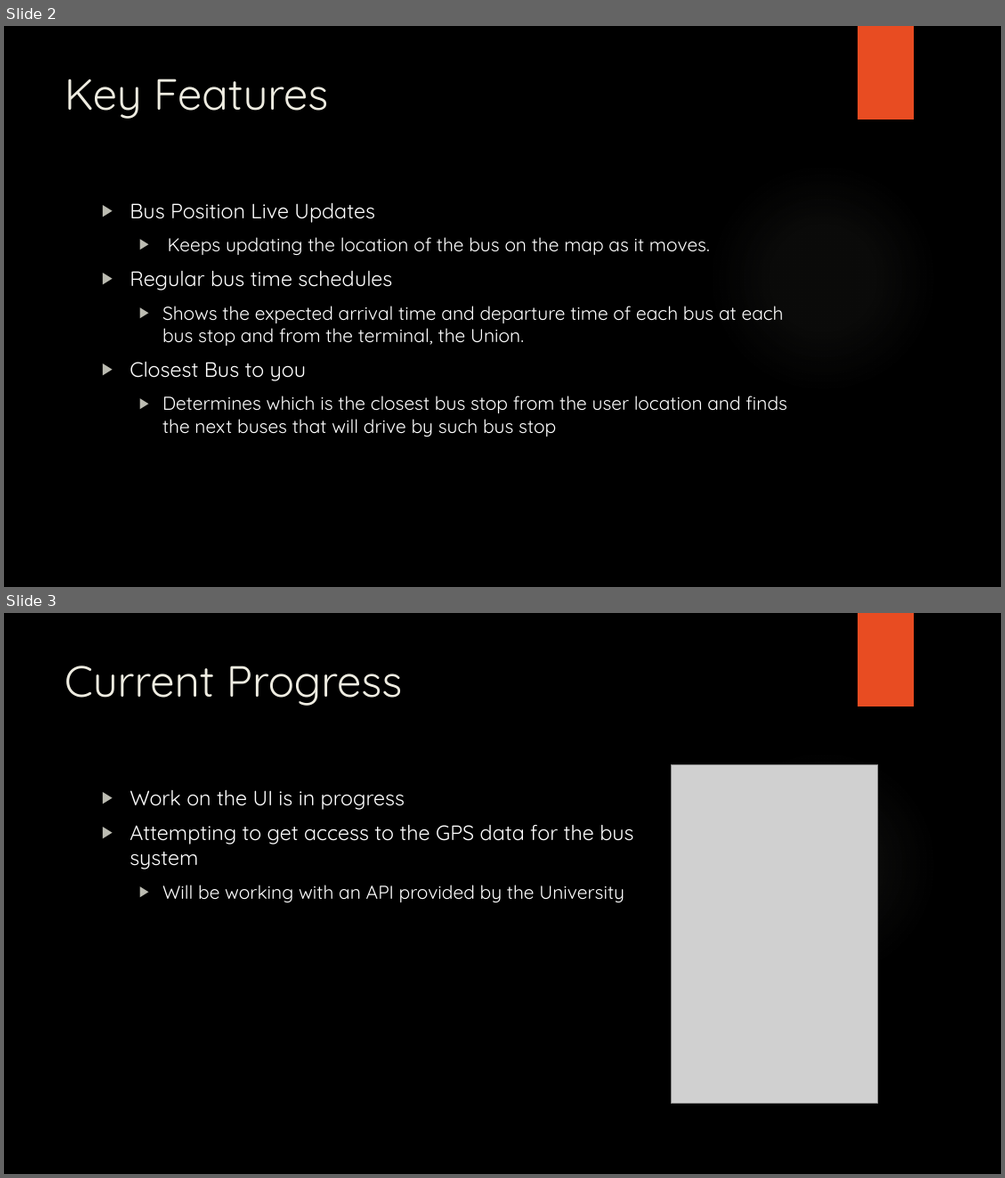
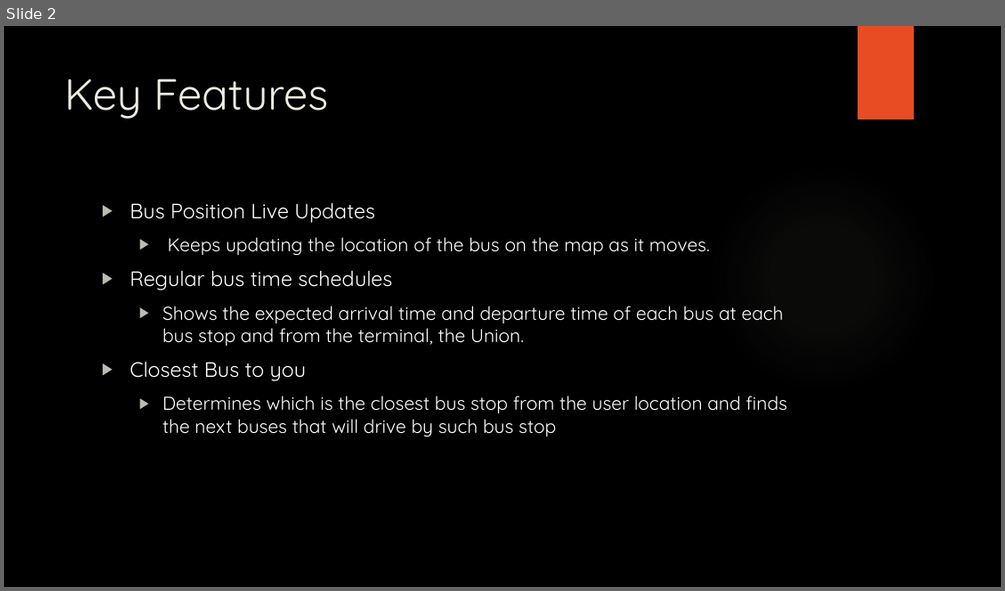
Before and after one commit to AlSwink/Razoroutes, a slide deck: Razoroutes.pptm. Shown one above the other, each under a label of ours: slides 2 and 3 before the commit, slide 2 after it. The pictures are 1005x1178 and 1005x591 pixels, drawn with LibreOffice and Linux fonts; fonts in the diff are those of the drawing; grey boxes stand for pictures; background and template pictures are left out. Boxes give left, top, right and bottom in pixels: in the first picture for what was removed or moved away, otherwise in the second. Text is boxed around its words. In the diff, an @@ line names an element or a change of style, - is before the commit and + after.

```diff
--- a/Razoroutes.pptm
+++ b/Razoroutes.pptm
@@ slide 3 removed at (4, 613, 1001, 1174), background picture (left out); not listed: 2 template elements that a slide beside it also shows @@
@@ title removed at (65, 666, 403, 706) @@
-Current Progress
@@ picture removed at (671, 765, 877, 1103) @@
@@ text removed at (129, 790, 633, 903) @@
-▶ Work on the UI is in progress
-▶ Attempting to get access to the GPS data for the bus system
-  ▶ Will be working with an API provided by the University
```
Also in this commit, not shown: 1 slide added, 1 other slide removed.
